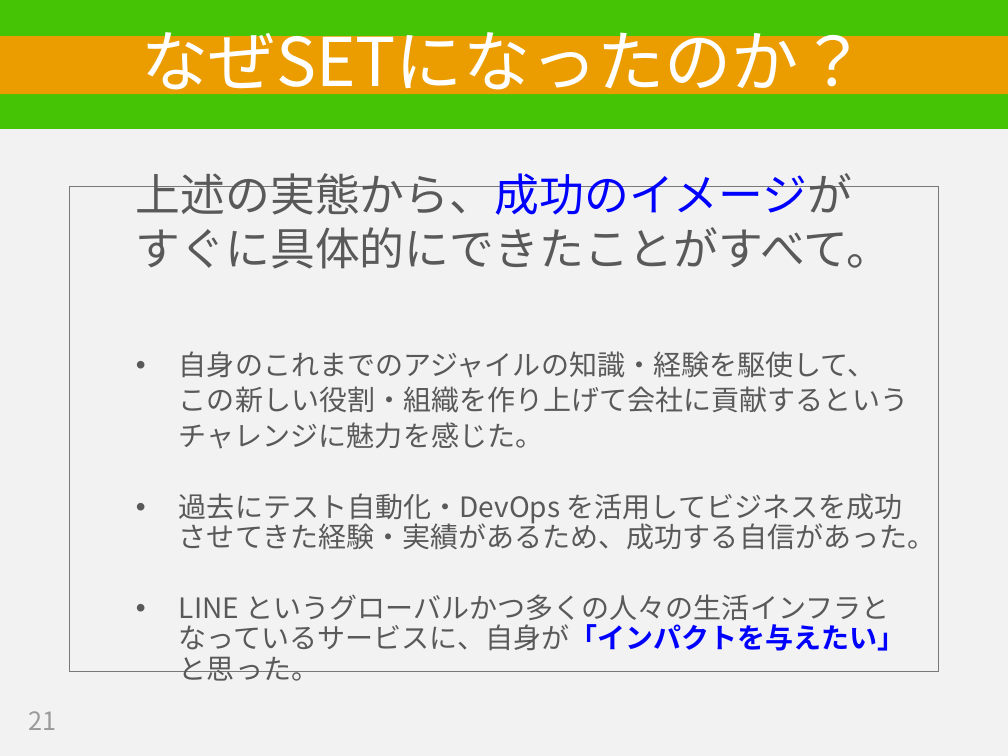
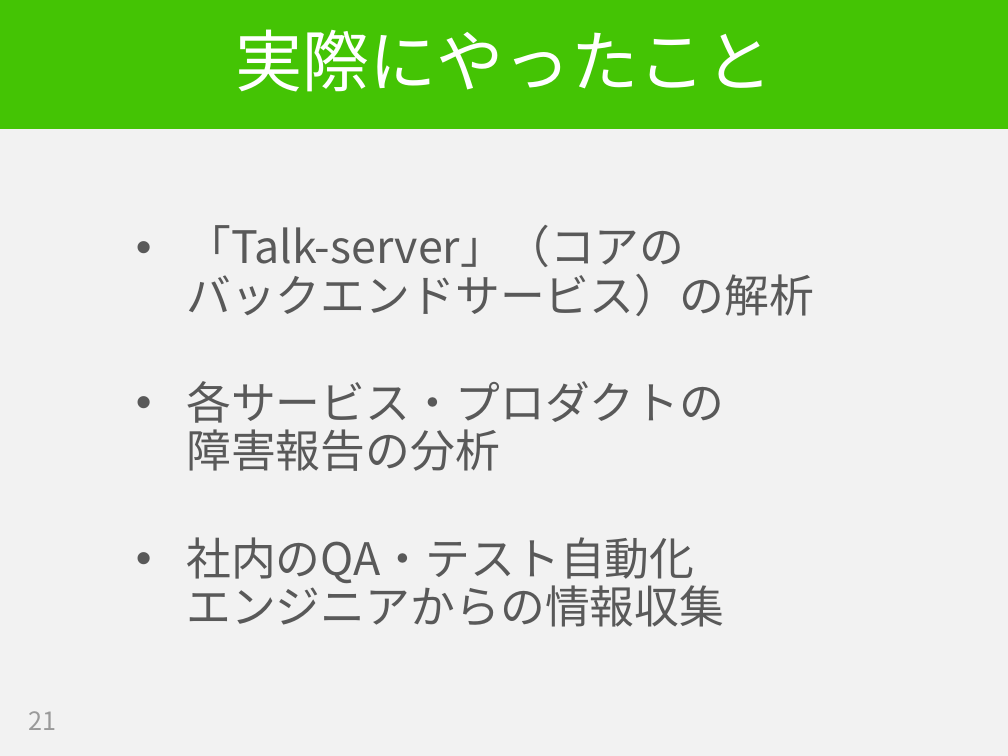
Before and after one commit to hageyahhoo/RSGT2018, a slide deck: slide 21 of SET_at_LINE_ja.pptx. Drawn at 1008x756 pixels with LibreOffice and Linux fonts; fonts in the diff are those of the drawing. Boxes give left, top, right and bottom in pixels: in the first picture for what was removed or moved away, otherwise in the second. Text is boxed around its words. In the diff, an @@ line names an element or a change of style, - is before the commit and + after.

```diff
--- a/SET_at_LINE_ja.pptx
+++ b/SET_at_LINE_ja.pptx
@@ title "実際にやったこと": place and size @@
-title "実際にやったこと" at [0, 36, 1008, 94]
+title "実際にやったこと" at [235, 29, 772, 92]
@@ title "実際にやったこと" at [235, 29, 772, 92]: fill #EB9D00 to none @@
@@ title at [235, 29, 772, 92]: text changed @@
-なぜSETになったのか？
+実際にやったこと
@@ text "「Talk-server」（コアの バックエンドサービス）の解析": place and size @@
-text "「Talk-server」（コアの バックエンドサービス）の解析" at [70, 186, 938, 672]
+text "「Talk-server」（コアの バックエンドサービス）の解析" at [186, 225, 814, 627]
@@ text "「Talk-server」（コアの バックエンドサービス）の解析" at [186, 225, 814, 627]: outline #797979 0.75 pt to none @@
@@ text at [186, 225, 814, 627]: text changed; size 20 to 32 pt @@
-  上述の実態から、成功のイメージが
-  すぐに具体的にできたことがすべて。
-  • 自身のこれまでのアジャイルの知識・経験を駆使して、
-  この新しい役割・組織を作り上げて会社に貢献するという
-  チャレンジに魅力を感じた。
-  • 過去にテスト自動化・DevOps を活用してビジネスを成功させてきた経験・実績があるため、成功する自信があった。
-  • LINE というグローバルかつ多くの人々の生活インフラとなっているサービスに、自身が「インパクトを与えたい」と思った。
+  • 「Talk-server」（コアの
+    バックエンドサービス）の解析
+  • 各サービス・プロダクトの
+    障害報告の分析
+  • 社内のQA・テスト自動化
+    エンジニアからの情報収集
```
Also in this commit, not shown: 12 other slides changed, 5 slides added.
